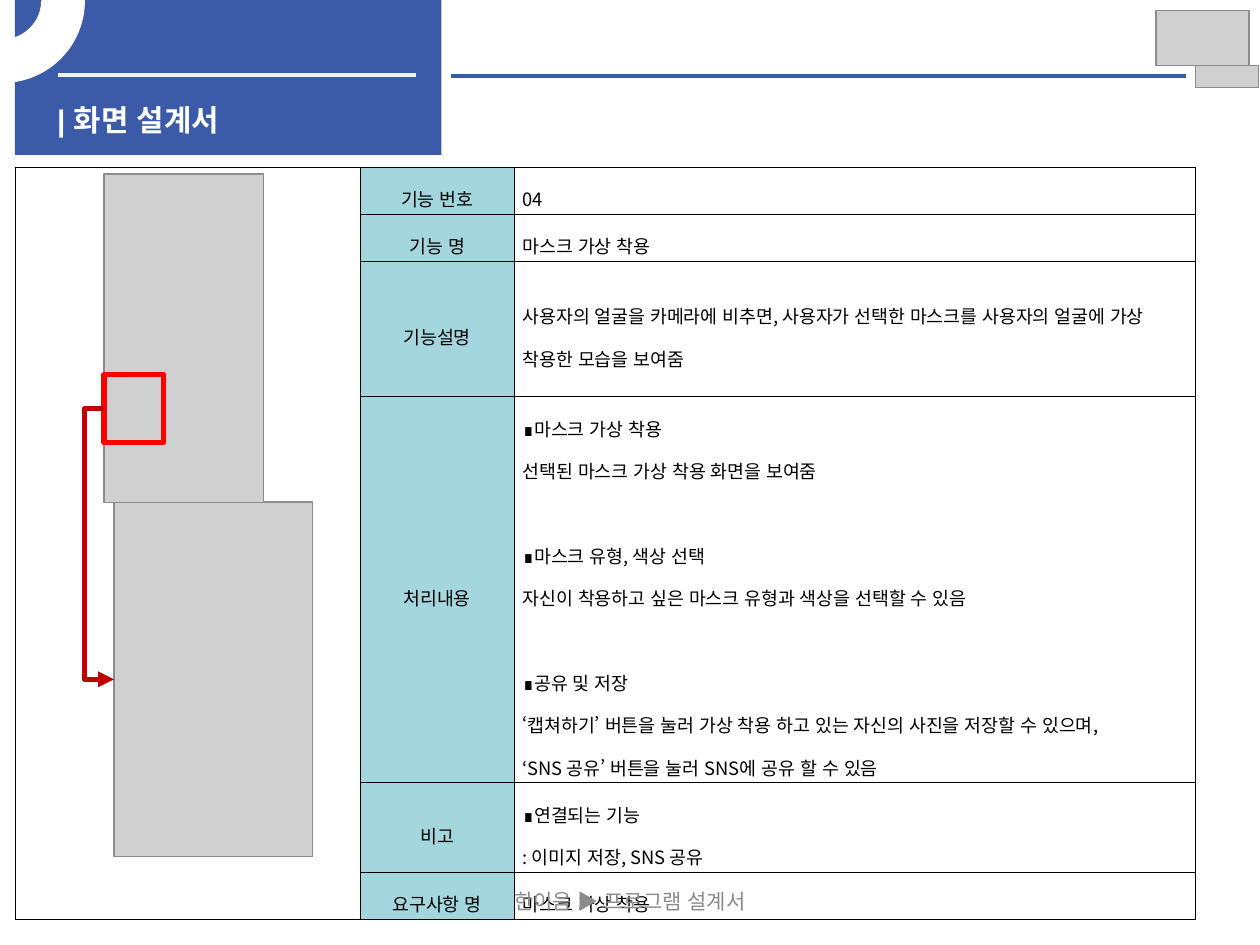
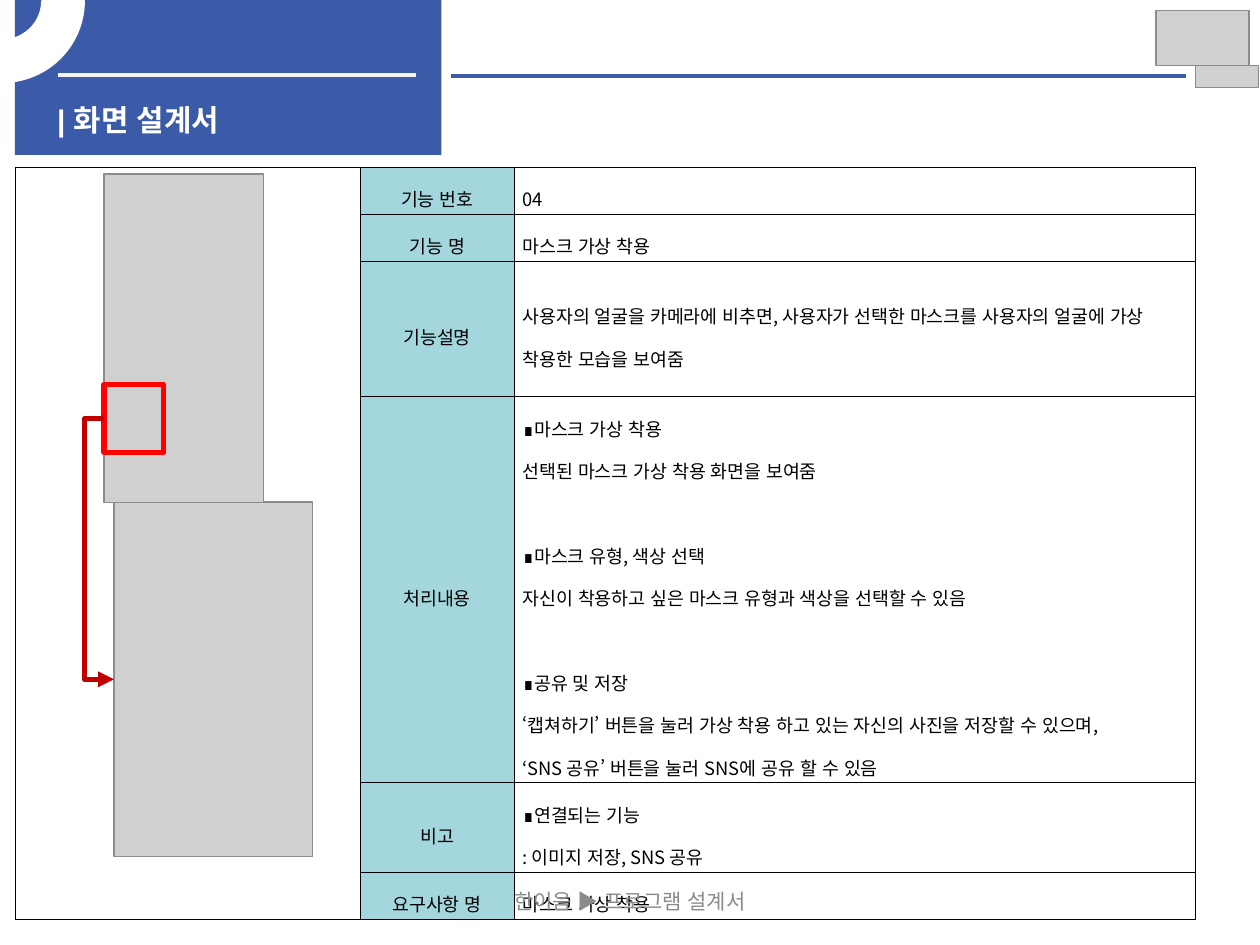
Before and after one commit to longBright/Hanium_Prj, a slide deck: slide 13 of 01_Documents/01_보고서/05_개발보고(2차)/SW개발_HW제작설계서_일반_2차초안.pptx. Drawn at 1260x945 pixels with LibreOffice and Linux fonts; fonts in the diff are those of the drawing; grey boxes stand for pictures. Boxes give left, top, right and bottom in pixels: in the first picture for what was removed or moved away, otherwise in the second. Text is boxed around its words. In the diff, an @@ line names an element or a change of style, - is before the commit and + after.

Commit message:
Hwang

```diff
--- a/01_Documents/01_보고서/05_개발보고(2차)/SW개발_HW제작설계서_일반_2차초안.pptx
+++ b/01_Documents/01_보고서/05_개발보고(2차)/SW개발_HW제작설계서_일반_2차초안.pptx
@@ rectangle: place and size @@
-rectangle at (105, 374, 164, 442)
+rectangle at (105, 384, 164, 452)
@@ elbow arrow moved from (105, 408) - (115, 679) to (105, 418) - (115, 679) @@
```
